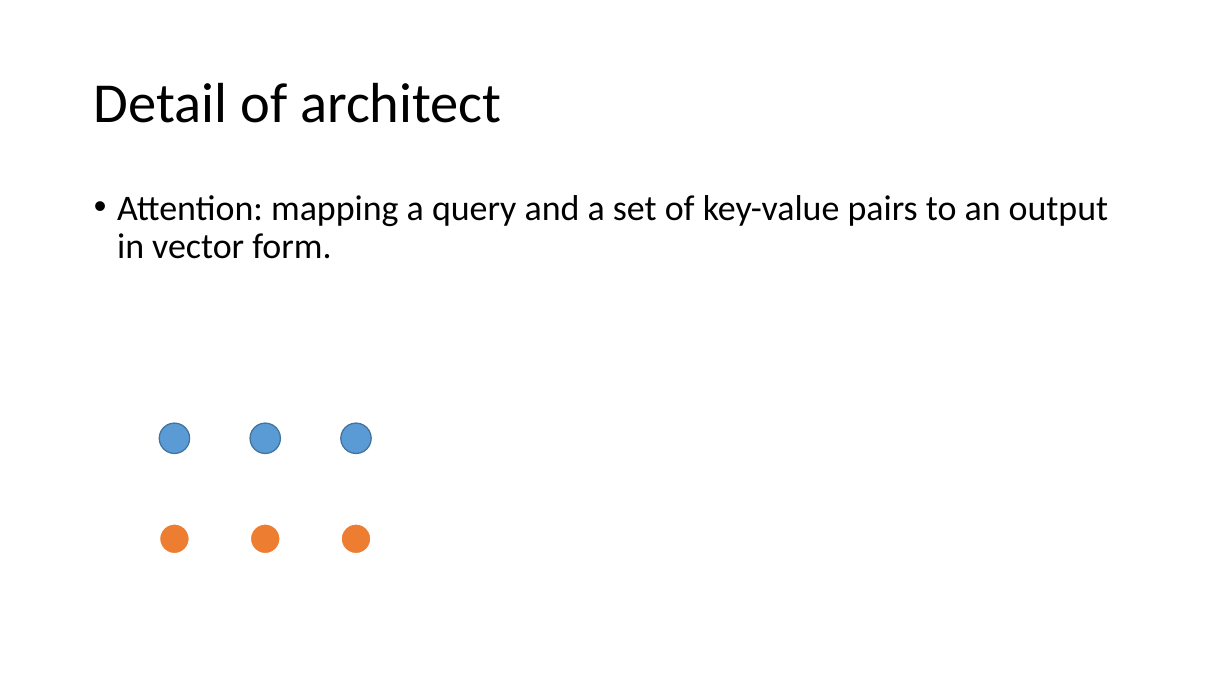
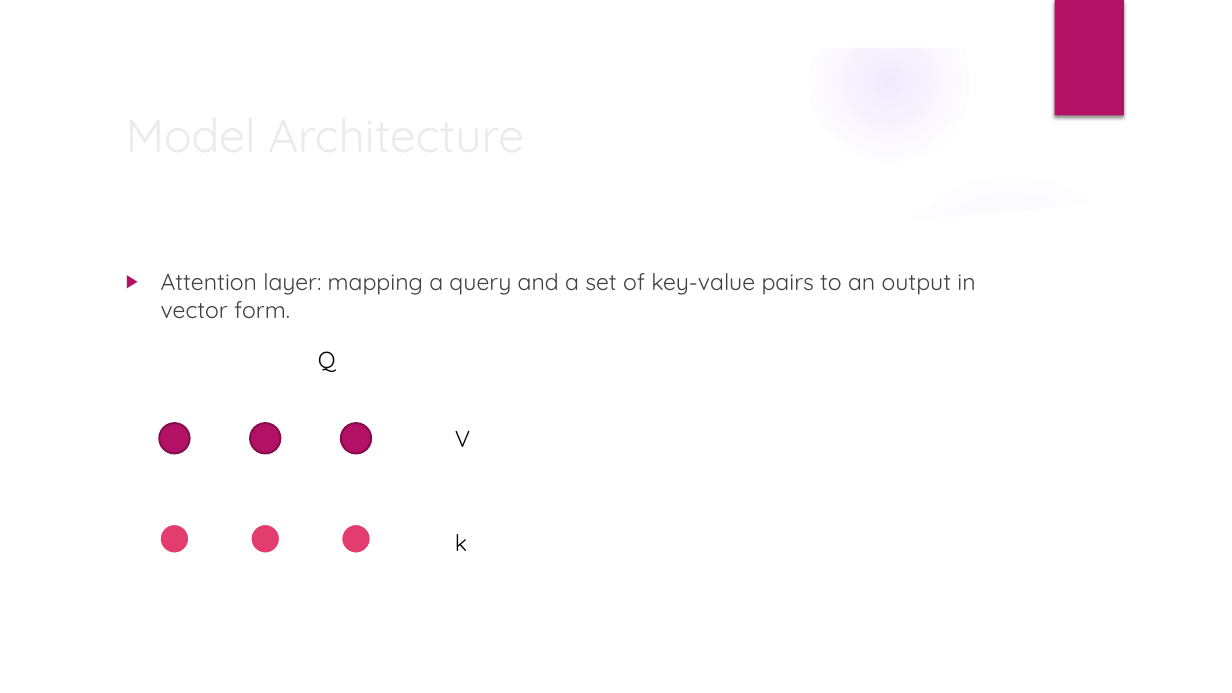
Before and after one commit to erdeq-upenn/code_public, a slide deck: slide 6 of slides/Transformer Review.pptx. Drawn at 1232x693 pixels with LibreOffice and Linux fonts; fonts in the diff are those of the drawing; background and template pictures are left out. Boxes give left, top, right and bottom in pixels: in the first picture for what was removed or moved away, otherwise in the second. Text is boxed around its words. In the diff, an @@ line names an element or a change of style, - is before the commit and + after.

```diff
--- a/slides/Transformer Review.pptx
+++ b/slides/Transformer Review.pptx
@@ group added at <box>0,0,1232,693</box>: 4 ellipses, 3 freeform shapes @@
@@ rectangle added at <box>1055,0,1124,116</box>, fill #B31166 @@
@@ title at <box>94,82,501,123</box>: text changed; size 44 to 36 pt; font Calibri to Quicksand; text colour #000000 to #EBEBEB @@
-Detail of architect
+Model Architecture
@@ text at <box>161,273,975,319</box>: text changed; size 28 to 18 pt; font Calibri to Quicksand; text colour #000000 to #404040 @@
-• Attention: mapping a query and a set of key-value pairs to an output in vector form.
+▶ Attention layer: mapping a query and a set of key-value pairs to an output in vector form.
@@ text added at <box>318,351,336,372</box>, 18 pt, text #000000 @@
+Q
@@ fill #5B9BD5 to #B31166; outline #43739E 1 pt to #840D4B 1.5 pt in 3 elements at <box>159,423,189,454</box>, <box>250,423,281,454</box>, <box>341,423,372,454</box> @@
@@ text added at <box>455,431,470,447</box>, 18 pt, text #000000 @@
+V
@@ fill #ED7D31 to #E33D6F; outline #FFFFFF 1.5 pt to #FFFFFF 2.25 pt in 3 elements at <box>159,524,189,555</box>, <box>250,524,281,555</box>, <box>341,524,372,555</box> @@
@@ text added at <box>455,534,467,551</box>, 18 pt, text #000000 @@
+k
```
Also in this commit, not shown: 4 other slides changed, 8 slides added, 2 slides removed, 2 other files.
